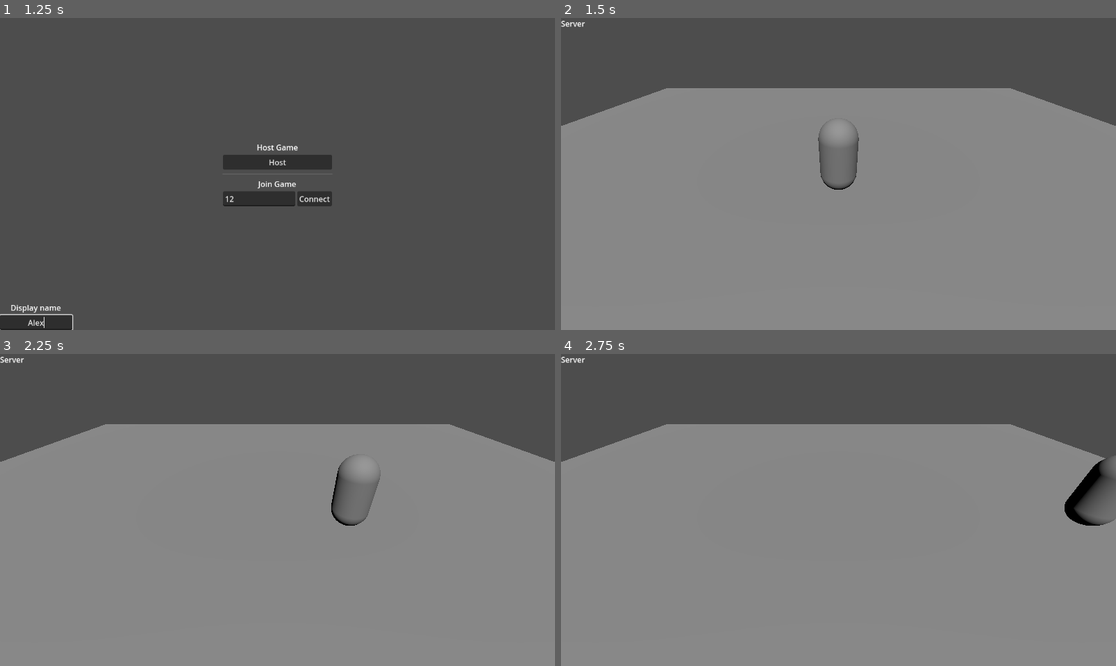
Above: before the commit, frames 1-4 (two rows, left to right).
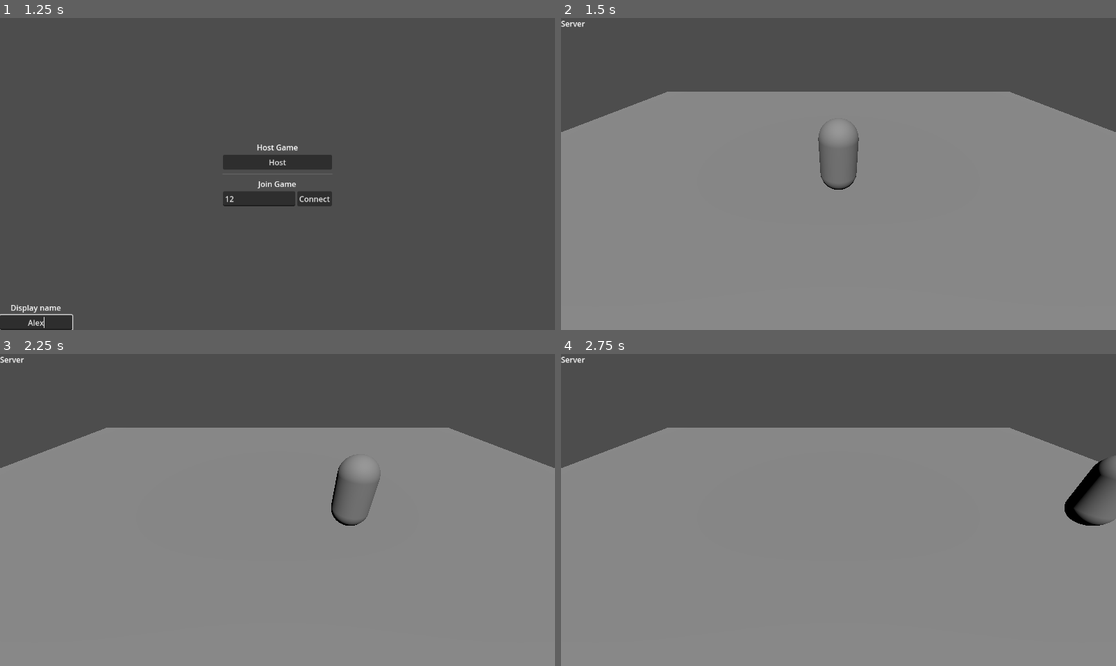
Above: after the commit, the same moments.

Repository: gmuGADIG/King-Fisher
Game: Godot game, scene res://ui/main_menu/main_menu.tscn
Two runs of this game, one before a commit and one after it. Both use one fixed random seed, a clock stepped at 60 frames per second and the inputs below.
Inputs (mouse positions are in pixels of both pictures, inside the frame that each line leads up to):
- Up to frame 1 (1.25 s): click (260, 198) at 0.52 s; type "12" at 0.6 s; click (38, 323) at 0.75 s; type "Alex" at 0.83 s
- Up to frame 2 (1.5 s): click "Host" at 1.25 s
- Up to frame 3 (2.25 s): tap Enter at 2 s; hold D (move_right) from 2.03 s (still down); hold \ (print_players) from 2.03 s (still down)
- Up to frame 4 (2.75 s): keep holding D (move_right); keep holding \ (print_players)

Frame 1 is identical in both runs. In frame 2, 1.3% of the frame differs, in the area x 0-100%, y 22-37%; in frame 3, 1.3%; in frame 4, 1.3%.

Commit message:
Disabled player on player collisions

Diff:
--- a/player/player.gd
+++ b/player/player.gd
@@ -3,16 +3,7 @@
 
 @export var speed := 10.
 
-
-func quantize_direction(vec: Vector2, directions: int) -> Vector2:
-	if vec == Vector2.ZERO:
-		return Vector2.ZERO
-
-	var angle = vec.angle()
-	var sector_size = TAU / directions
-	var snapped_angle = round(angle / sector_size) * sector_size
-
-	return Vector2.from_angle(snapped_angle)
+var last_pos : Vector3 = Vector3.ZERO
 
 func _process(_delta: float) -> void:
 	if not is_multiplayer_authority():
--- a/player/player.tscn
+++ b/player/player.tscn
@@ -12,6 +12,7 @@
 properties/0/replication_mode = 1
 
 [node name="Player" type="CharacterBody3D"]
+collision_mask = 0
 motion_mode = 1
 script = ExtResource("1_onrkg")
 
--- a/world/world_base.gd
+++ b/world/world_base.gd
@@ -2,6 +2,8 @@
 extends Node3D
 
 @export var player : PackedScene
+
+
 
 func _ready() -> void:
 	Multiplayer.new_player.connect(on_player_join)
@@ -16,10 +18,12 @@
 	if not multiplayer.is_server():
 		return
 
+
 	for player_id in Multiplayer.player_list:
 		if player_id != id:
 			spawn_player.rpc_id(id,player_id,Vector3.ZERO)
 	spawn_player.rpc(id,Vector3.ZERO)
+
 
 @rpc("reliable", "call_local")
 func spawn_player(id: int, pos: Vector3) -> void:
@@ -29,4 +33,6 @@
 
 
 	add_child(new_player)
-	new_player.global_position = pos
+	new_player.position = pos
+	#Debug.log(new_player.global_position)
+	#new_player.position = Vector3.ZERO
--- a/world/world_base.tscn
+++ b/world/world_base.tscn
@@ -23,7 +23,7 @@
 text = "Hello"
 
 [node name="MeshInstance3D2" type="MeshInstance3D" parent="."]
-transform = Transform3D(12.941168, 0, 0, 0, 1.0000005, 0, 0, 0, 11.586485, 0, 0, 0)
+transform = Transform3D(12.941168, 0, 0, 0, 1.0000005, 0, 0, 0, 11.586485, 0, -0.23607445, 0)
 mesh = SubResource("PlaneMesh_bl271")
 
 [node name="DirectionalLight3D" type="DirectionalLight3D" parent="."]
